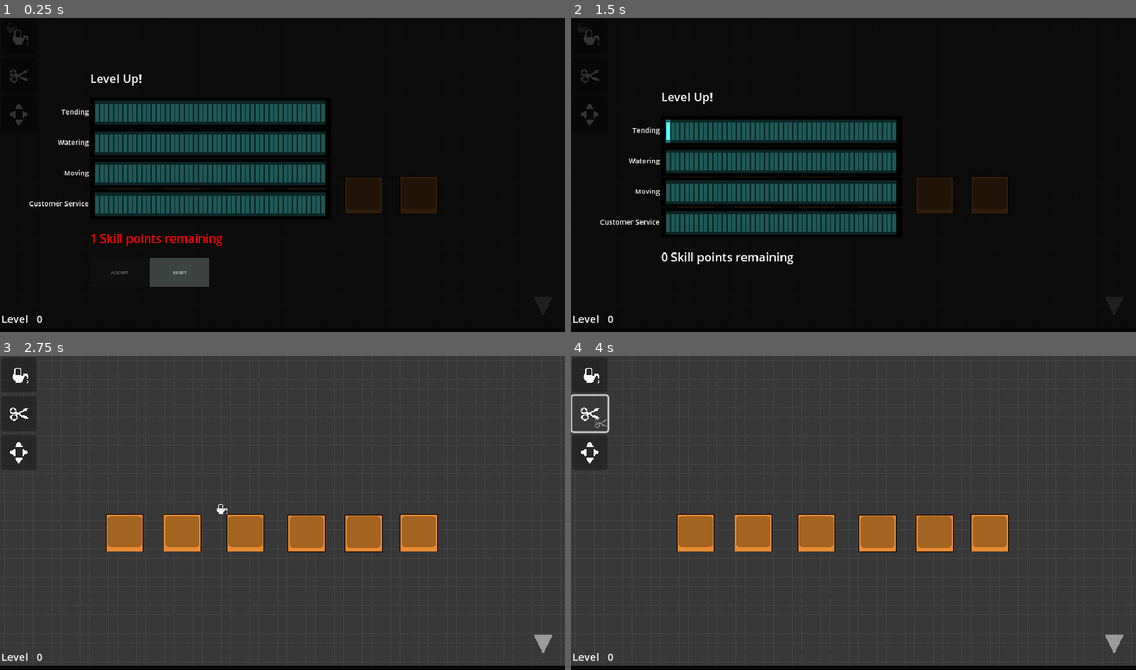
Above: before the commit, frames 1-4 (two rows, left to right).
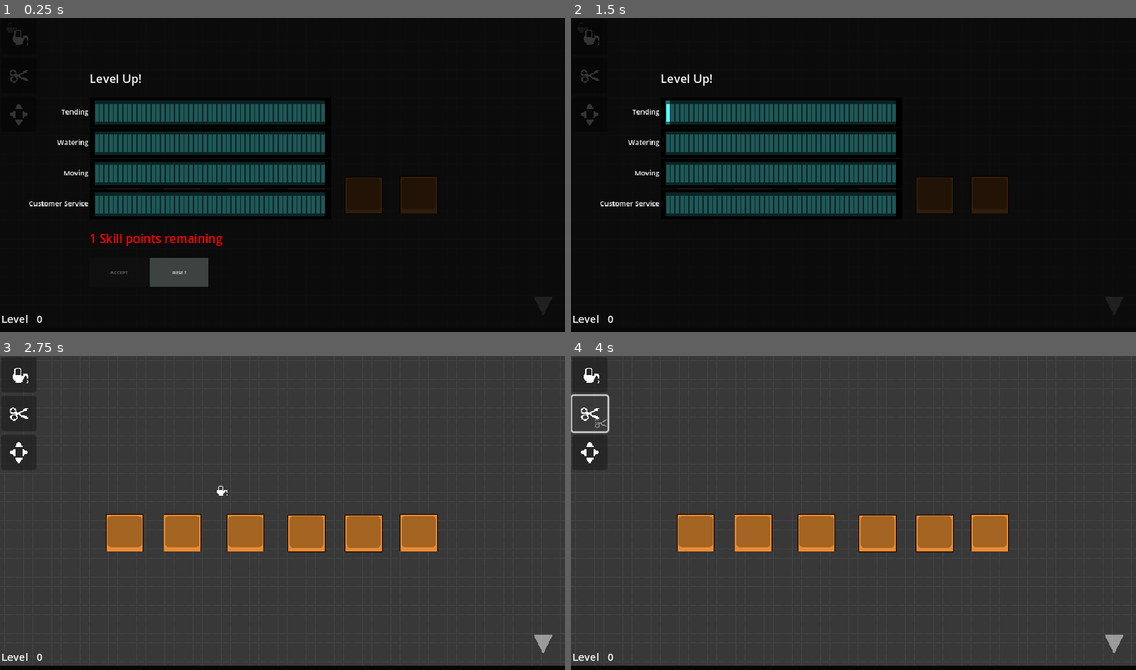
Above: after the commit, the same moments.

Repository: mathew-tran/flower-garden
Game: Godot game, scene res://Scenes/Main.tscn
Two runs of this game, one before a commit and one after it. Both use one fixed random seed, a clock stepped at 60 frames per second and the inputs below. This scene is started directly instead of the project's main scene.
Inputs (mouse positions are in pixels of both pictures, inside the frame that each line leads up to):
- Up to frame 1 (0.25 s): no input
- Up to frame 2 (1.5 s): click "Tending" at 0.5 s; click "ACCEPT" at 1.25 s
- Up to frame 3 (2.75 s): click "Watering" at 2 s
- Up to frame 4 (4 s): click (587, 374) at 2.75 s; click (587, 412) at 3.5 s

The runs differ from the first frame. In frame 1, 1.3% of the frame differs, in the area x 5-58%, y 17-86%; in frame 2, 15%, in the area x 5-58%, y 17-79%; in frame 3, less than 0.1%; in frame 4, nothing differs.

Commit message:
set min size on box

Diff:
--- a/Prefabs/UI/Levelup.tscn
+++ b/Prefabs/UI/Levelup.tscn
@@ -43,6 +43,7 @@
 theme_override_styles/panel = SubResource("StyleBoxFlat_uokhy")
 
 [node name="VBoxContainer" type="VBoxContainer" parent="Panel"]
+custom_minimum_size = Vector2(1310, 750)
 layout_mode = 1
 anchors_preset = 8
 anchor_left = 0.5
--- a/Prefabs/UI/PowerupButton.tscn
+++ b/Prefabs/UI/PowerupButton.tscn
@@ -17,9 +17,6 @@
 theme_override_styles/normal = SubResource("StyleBoxFlat_uycui")
 theme_override_styles/hover = SubResource("StyleBoxFlat_ug1vf")
 script = ExtResource("1_sxm68")
-OwnedColor = Color(1, 1, 1, 1)
-AllocatedColor = Color(0.701961, 0.701961, 0.701961, 1)
-UnOwnedColor = Color(0.345098, 0.345098, 0.345098, 1)
 
 [node name="HBoxContainer" type="HBoxContainer" parent="."]
 modulate = Color(0.337255, 1, 1, 1)
@@ -223,7 +220,7 @@
 texture = ExtResource("2_r1kup")
 
 [node name="Sprite2D39" type="TextureRect" parent="HBoxContainer"]
-modulate = Color(0.560784, 0.560784, 0.560784, 1)
+modulate = Color(0.552941, 0.592157, 0.227451, 1)
 layout_mode = 2
 texture = ExtResource("2_r1kup")
 
--- a/Scripts/UI/LevelupUI.gd
+++ b/Scripts/UI/LevelupUI.gd
@@ -15,7 +15,7 @@
 func OnPowerUpSelected():
 	visible = false
 	$Panel/VBoxContainer/HBoxContainer2.visible = true
-
+	$Panel/VBoxContainer/SkillPointsRemaining.visible = true
 
 func _on_visibility_changed():
 	get_tree().paused = visible
@@ -38,6 +38,7 @@
 
 func _on_accept_button_button_up():
 	$Panel/VBoxContainer/HBoxContainer2.visible = false
+	$Panel/VBoxContainer/SkillPointsRemaining.visible = false
 	PlayerProgression.CompleteSkillTransaction()
 	await get_tree().create_timer(1).timeout
 	PlayerProgression.BroadcastPowerUpSelected()
--- a/Scripts/UI/PowerupButton.gd
+++ b/Scripts/UI/PowerupButton.gd
@@ -3,9 +3,9 @@
 var Level = 0
 var LevelToGoTo = 0
 
-@export var OwnedColor : Color
-@export var AllocatedColor : Color
-@export var UnOwnedColor : Color
+var OwnedColor = Color("ffffff")
+var AllocatedColor = Color("8d973a")
+var UnOwnedColor = Color("585858")
 @export var CategoryName = "test"
 
 @export var PowerUps : Array[LevelPowerUpResource]
